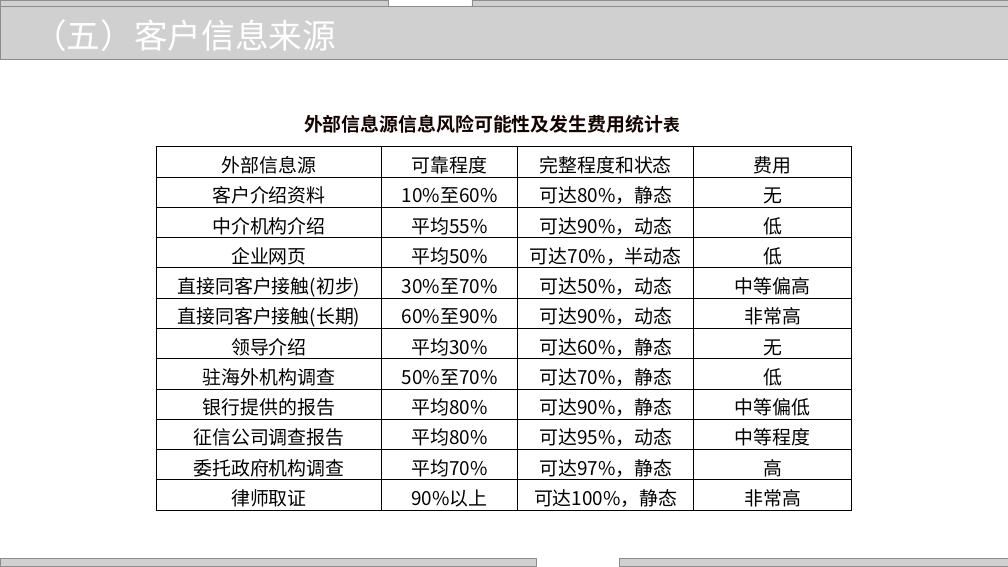
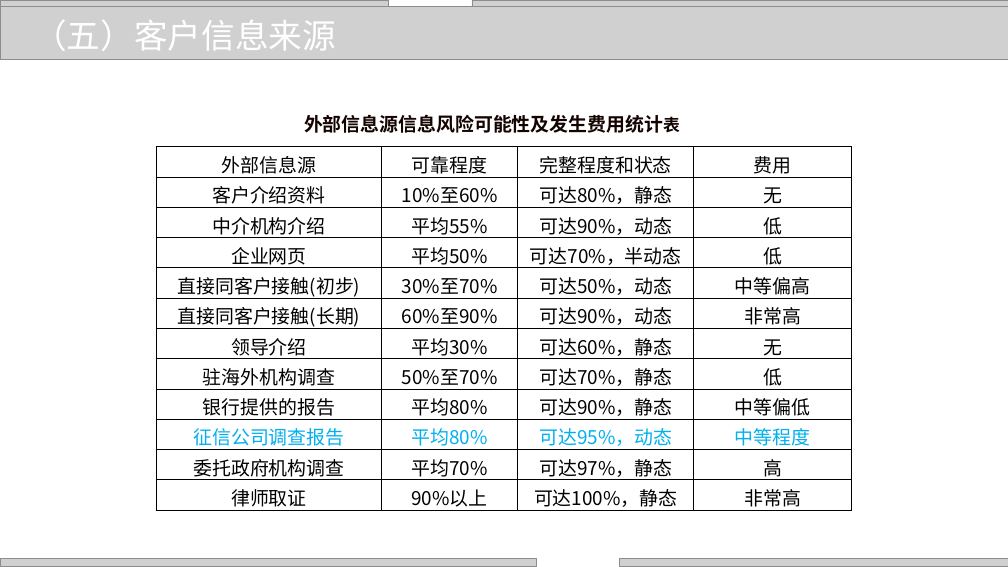
Before and after one commit to zhangjianzhang/internet_credit, a slide deck: slide 15 of files/slides/lecture_9.pptx. Drawn at 1008x567 pixels with LibreOffice and Linux fonts; fonts in the diff are those of the drawing; grey boxes stand for pictures; background and template pictures are left out. Boxes give left, top, right and bottom in pixels: in the first picture for what was removed or moved away, otherwise in the second. Text is boxed around its words. In the diff, an @@ line names an element or a change of style, - is before the commit and + after.

```diff
--- a/files/slides/lecture_9.pptx
+++ b/files/slides/lecture_9.pptx
@@ table at [157, 147, 852, 515] @@
@@ text colour #000000 to #00B0F0 in "征信公司调查报告", "平均80%", "可达95%，动态", "中等程度" @@
```
Also in this commit, not shown: 37 other slides changed, 1 slide removed, 4 other files.
